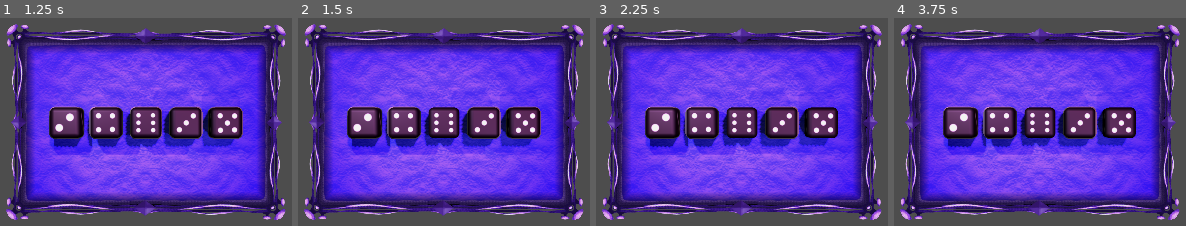
Above: before the commit, frames 1-4 (left to right).
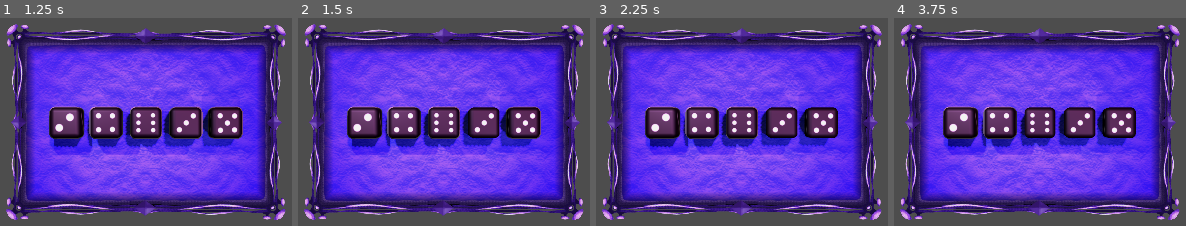
Above: after the commit, the same moments.

Repository: Rubj/dice
Game: Godot game, scene res://node_2d.tscn
The game is run twice, just before and just after one commit, with the same random seed, the same clock (stepped at 60 frames per second) and the same inputs.
Inputs (mouse positions are in pixels of both pictures, inside the frame that each line leads up to):
- Up to frame 1 (1.25 s): tap Enter at 0.5 s; move the mouse to (outside the picture) at 0.52 s; click (outside the picture) at 0.6 s
- Up to frame 2 (1.5 s): tap Space at 1.25 s; move the mouse to (outside the picture) at 1.27 s; click (outside the picture) at 1.35 s
- Up to frame 3 (2.25 s): tap Enter at 2 s; move the mouse to (outside the picture) at 2.02 s; click (outside the picture) at 2.1 s
- Up to frame 4 (3.75 s): tap Space at 2.75 s; move the mouse to (999, 92) at 2.77 s; click (999, 92) at 2.85 s; tap Enter at 3.5 s; move the mouse to (outside the picture) at 3.52 s; click (outside the picture) at 3.6 s

Frame 1 is identical in both runs. In frame 2, 0.8% of the frame differs, in the area x 41-73%, y 42-66%; in frame 3, 0.8%; in frame 4, 0.4%.
Error before the commit: Attempt to call function 'setSelected' in base 'null instance' on a null instance. (res://node_2d.gd:34)

Commit message:
WIP selecting dice visual border test

Diff:
--- a/node_2d.gd
+++ b/node_2d.gd
@@ -26,12 +26,12 @@
 			battleScene.set_visible(true);
 			state_just_changed = false;
 		stateVeeretaTick(Input.is_action_just_released("click"), viskeid);
+	elif state == St.Vali:
+		if (Input.is_action_just_released("click")): #&& mouse coordinates
+			var a = battleScene.get_node("D6"+str(randi_range(1,myDice.size()-1)));
+			a.setSelected(false); #pooleli todo
 	elif state == St.Pood:
 		statePoodTick(state_just_changed);
-	elif state == St.Vali:
-		if (Input.is_action_just_released("click")):
-			var a = battleScene.get_node("D6"+str(randi_range(1,myDice.size())));
-			a.setSelected(false); #pooleli todo
 
 
 
